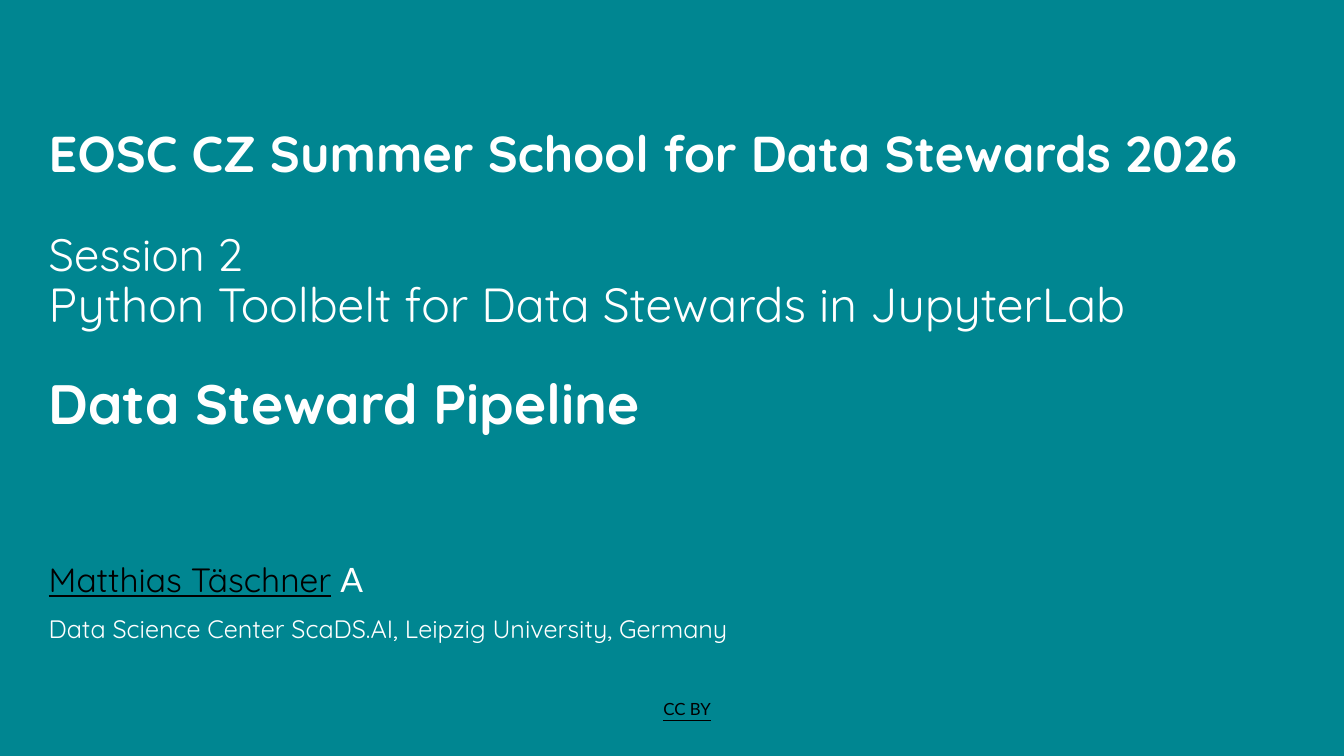
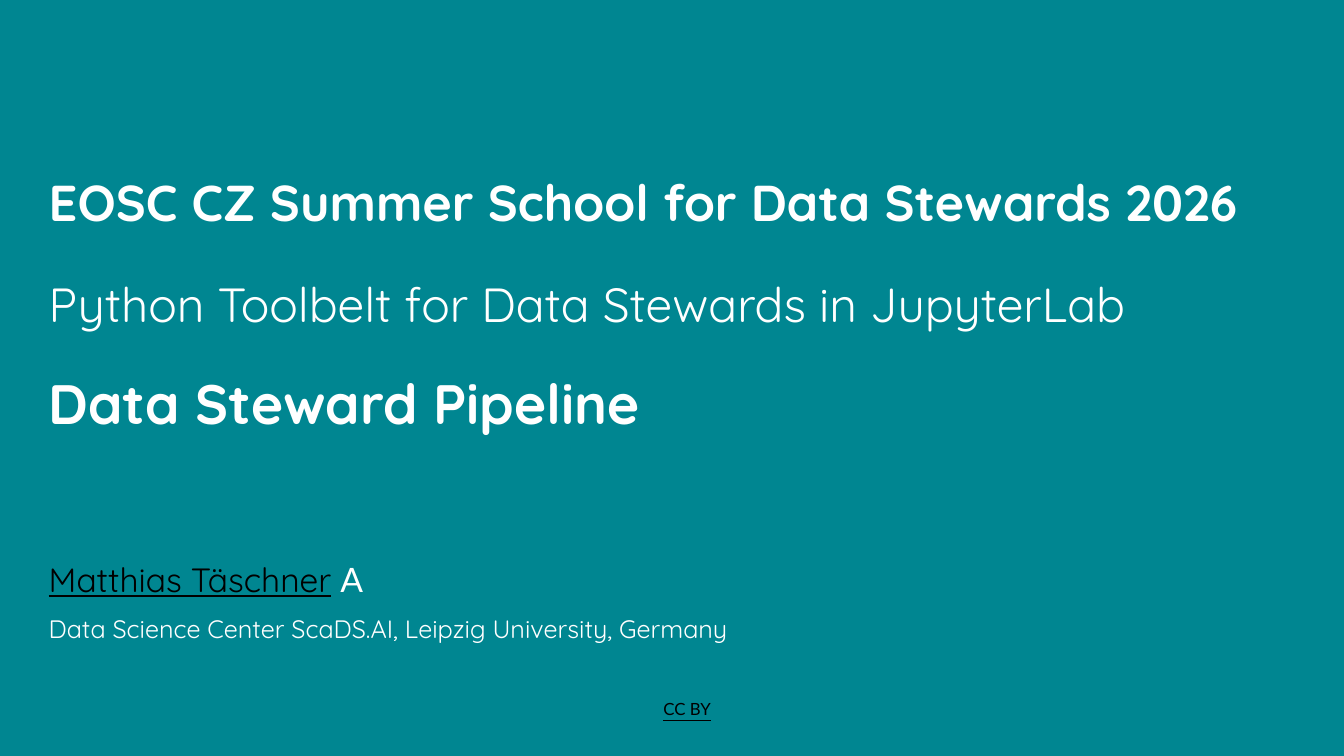
Before and after one commit to ScaDS/eosc-ssds-2026, a slide deck: slide 8 of slides/session-2.pptx. Drawn at 1344x756 pixels with LibreOffice and Linux fonts; fonts in the diff are those of the drawing; background and template pictures are left out. Boxes give left, top, right and bottom in pixels: in the first picture for what was removed or moved away, otherwise in the second. Text is boxed around its words. In the diff, an @@ line names an element or a change of style, - is before the commit and + after.

```diff
--- a/slides/session-2.pptx
+++ b/slides/session-2.pptx
@@ title at box(49, 183, 1238, 435): text changed @@
-EOSC CZ Summer School for Data Stewards 2026
-Session 2
-Python Toolbelt for Data Stewards in JupyterLab
-Data Steward Pipeline
+EOSC CZ Summer School for Data Stewards 2026
+Python Toolbelt for Data Stewards in JupyterLab
+Data Steward Pipeline
```
Also in this commit, not shown: 9 other slides changed, 4 other files.
